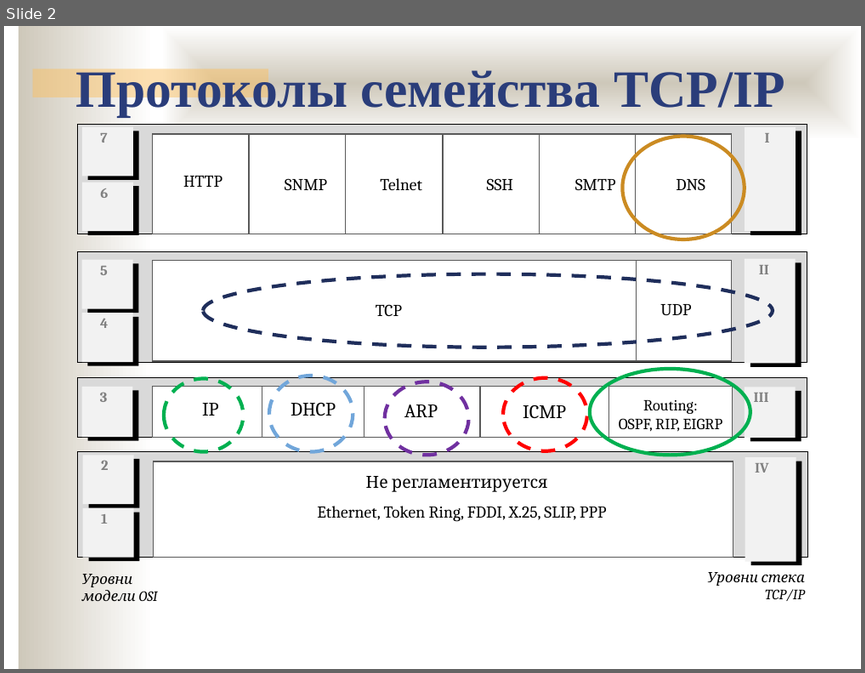
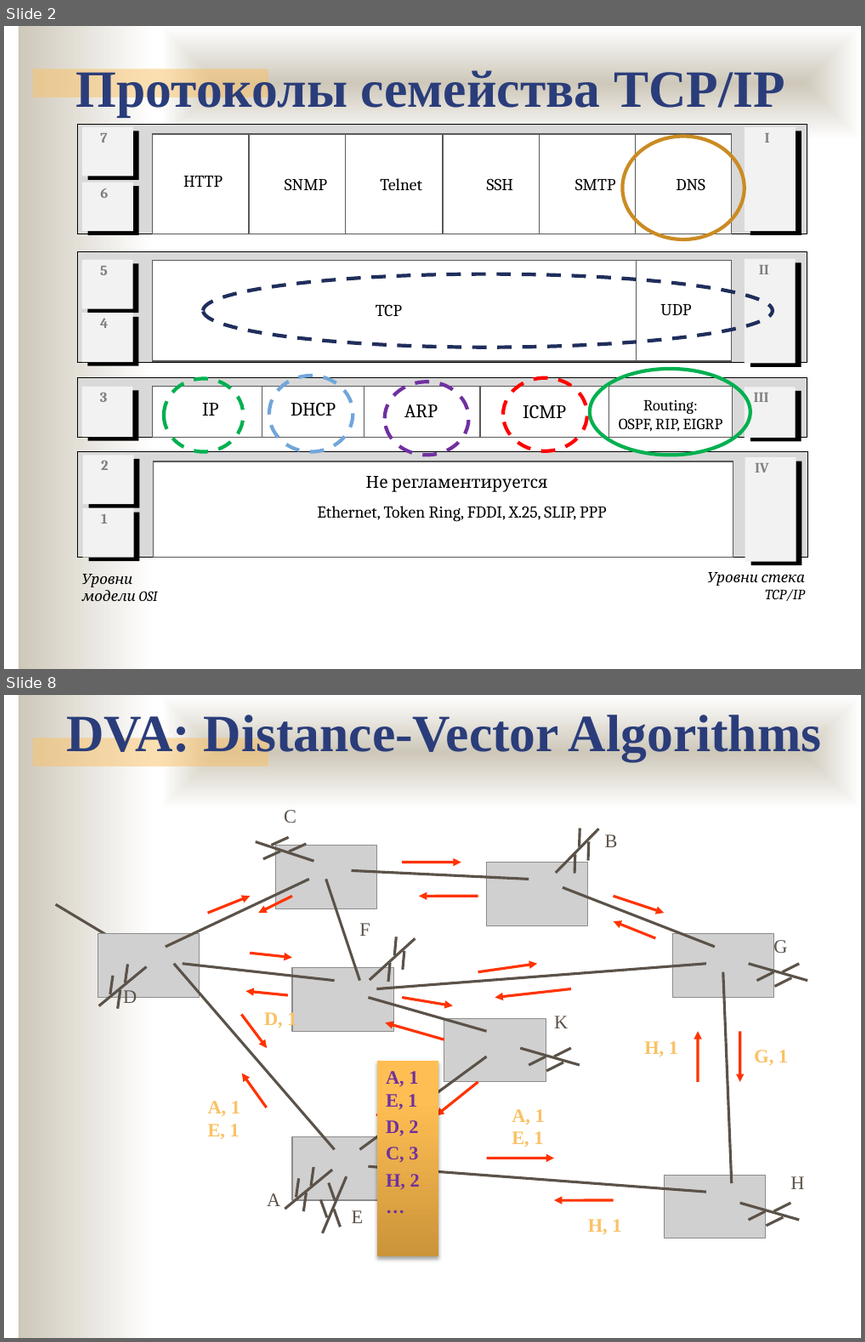
Before and after one commit to ukoloff/nets, a slide deck: lecture/12.pptx. Shown one above the other, each under a label of ours: slide 2 before the commit, slides 2 and 8 after it; the slides between them are not shown. The pictures are 865x673 and 865x1342 pixels, drawn with LibreOffice and Linux fonts; fonts in the diff are those of the drawing; grey boxes stand for pictures; background and template pictures are left out. Boxes give left, top, right and bottom in pixels: in the first picture for what was removed or moved away, otherwise in the second. Text is boxed around its words. In the diff, an @@ line names an element or a change of style, - is before the commit and + after.

```diff
--- a/lecture/12.pptx
+++ b/lecture/12.pptx
@@ slide 8 added at <box>4,695,861,1338</box>, background #FFFFFF; not listed: 3 template elements that a slide beside it also shows @@
@@ text added at <box>66,710,822,761</box>, 44 pt, text #2A3D7A, bold @@
+DVA: Distance-Vector Algorithms
@@ group added at <box>55,810,808,1257</box>: 48 lines, 20 arrows, 15 texts, 8 pictures, 1 rectangle @@
+A
+E
+D
+C
+H
+K
+F
+G
+B
+H, 1
+H, 1
+G, 1
+A, 1
+E, 1
+D, 1
+A, 1
+E, 1
+A, 1
+E, 1
+D, 2
+C, 3
+H, 2
+…
```
Also in this commit, not shown: 27 other slides added.
